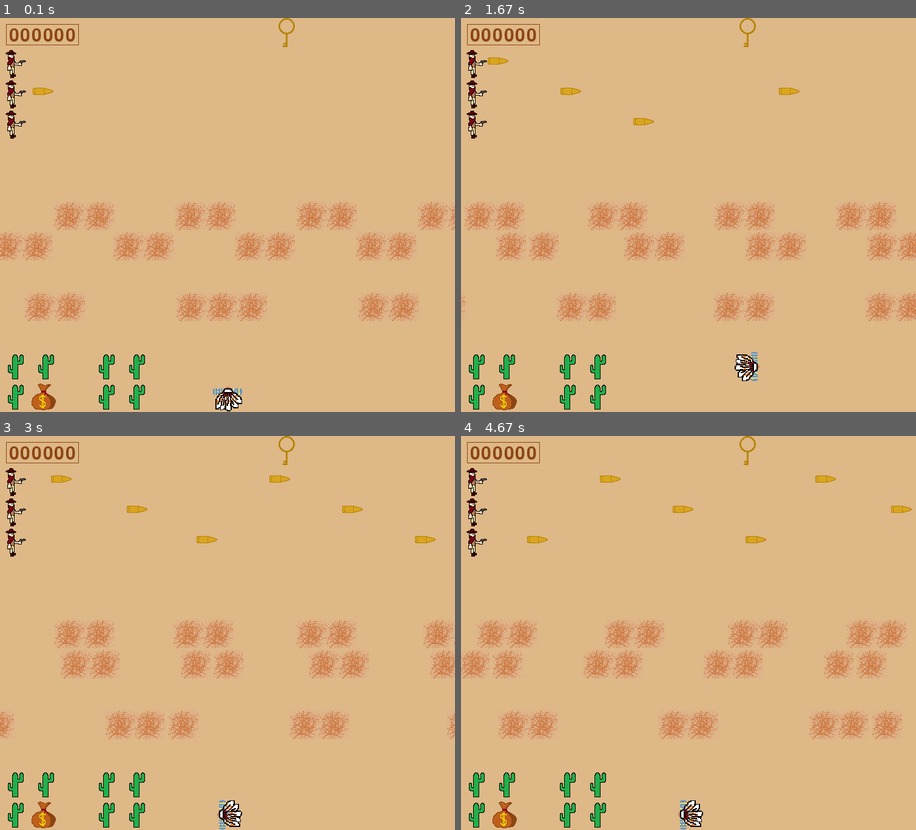
Above: before the commit, frames 1-4 (two rows, left to right).
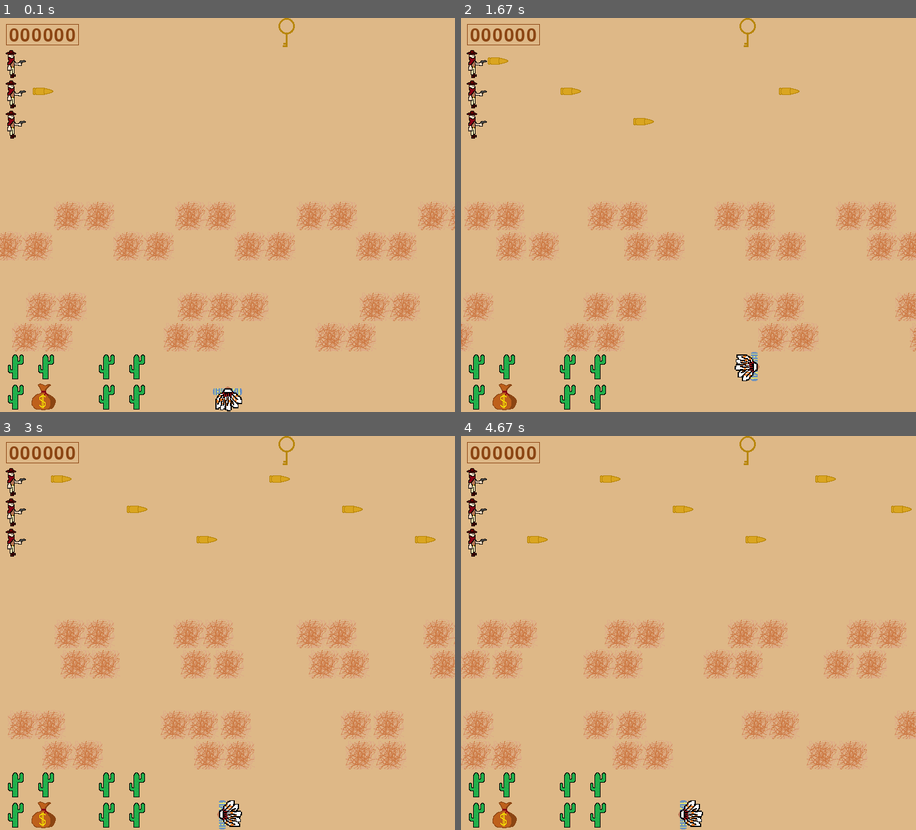
Above: after the commit, the same moments.

Repository: AZEN-SGG/PyGameProject
Game: pygame game, started from MainProgramm.py
Same seed, same stepped clock (60 frames per second), same inputs: the game is played once before the commit and once after it.
Inputs:
- Up to frame 1 (0.1 s): no input
- Up to frame 2 (1.67 s): hold Right 0.33-0.8 s; hold Up 0.83-1.13 s; hold Right 1.17-1.63 s
- Up to frame 3 (3 s): hold Left 1.67-2.2 s; hold Down 2.23-2.53 s; hold Left 2.57-2.97 s
- Up to frame 4 (4.67 s): hold Up 3-3.37 s; hold Right 3.4-4.03 s; hold Down 4.07-4.43 s; hold Left from 4.47 s (still down)

The runs differ from the first frame. In frame 1, 2.7% of the frame differs, in the area x 2-93%, y 69-85%; in frame 2, 2.7%; in frame 3, 3.6%; in frame 4, 3.8%, in the area x 0-100%, y 69-85%.

Commit message:
Создал шесть перекати поле

Diff:
--- a/MainProgramm.py
+++ b/MainProgramm.py
@@ -529,14 +529,22 @@
 second_seventh_tumbleweed = Tumbleweed(550, 325, 'Right', 7)
 second_eighth_tumbleweed = Tumbleweed(700, 325, 'Right', 7)
 
-# Создаю семь объектов класса перекати поел которые самые нижние
-third_first_tumbleweed = Tumbleweed(50, 475, 'Right', 8)
-third_second_tumbleweed = Tumbleweed(100, 475, 'Right', 8)
-third_third_tumbleweed = Tumbleweed(300, 475, 'Right', 8)
-third_fourth_tumbleweed = Tumbleweed(350, 475, 'Right', 8)
-third_fifth_tumbleweed = Tumbleweed(400, 475, 'Right', 8)
-third_sixth_tumbleweed = Tumbleweed(600, 475, 'Right', 8)
-third_seventh_tumbleweed = Tumbleweed(650, 475, 'Right', 8)
+# Создаю семь объектов класса перекати поел которые вторые нижние
+third_first_tumbleweed = Tumbleweed(50, 475, 'Right', 9)
+third_second_tumbleweed = Tumbleweed(100, 475, 'Right', 9)
+third_third_tumbleweed = Tumbleweed(300, 475, 'Right', 9)
+third_fourth_tumbleweed = Tumbleweed(350, 475, 'Right', 9)
+third_fifth_tumbleweed = Tumbleweed(400, 475, 'Right', 9)
+third_sixth_tumbleweed = Tumbleweed(600, 475, 'Right', 9)
+third_seventh_tumbleweed = Tumbleweed(650, 475, 'Right', 9)
+
+# Создаю четыре объекта класса перекати поел которые самые нижние
+fourth_first_tumbleweed = Tumbleweed(25, 525, 'Right', 10)
+fourth_second_tumbleweed = Tumbleweed(75, 525, 'Right', 10)
+fourth_third_tumbleweed = Tumbleweed(275, 525, 'Right', 10)
+fourth_fourth_tumbleweed = Tumbleweed(325, 525, 'Right', 10)
+fourth_fifth_tumbleweed = Tumbleweed(525, 525, 'Right', 10)
+fourth_sixth_tumbleweed = Tumbleweed(575, 525, 'Right', 10)
 
 # Создаю изображения медведя
 bear_stand_image = pygame.image.load(os.path.join(data_folder, 'bear_go.png')).convert()
@@ -603,6 +611,13 @@
 add_sprite(third_sixth_tumbleweed)
 add_sprite(third_seventh_tumbleweed)
 
+add_sprite(fourth_first_tumbleweed)
+add_sprite(fourth_second_tumbleweed)
+add_sprite(fourth_third_tumbleweed)
+add_sprite(fourth_fourth_tumbleweed)
+add_sprite(fourth_fifth_tumbleweed)
+add_sprite(fourth_sixth_tumbleweed)
+
 add_sprite(key)
 add_sprite(point)
 add_sprite(high_point)
